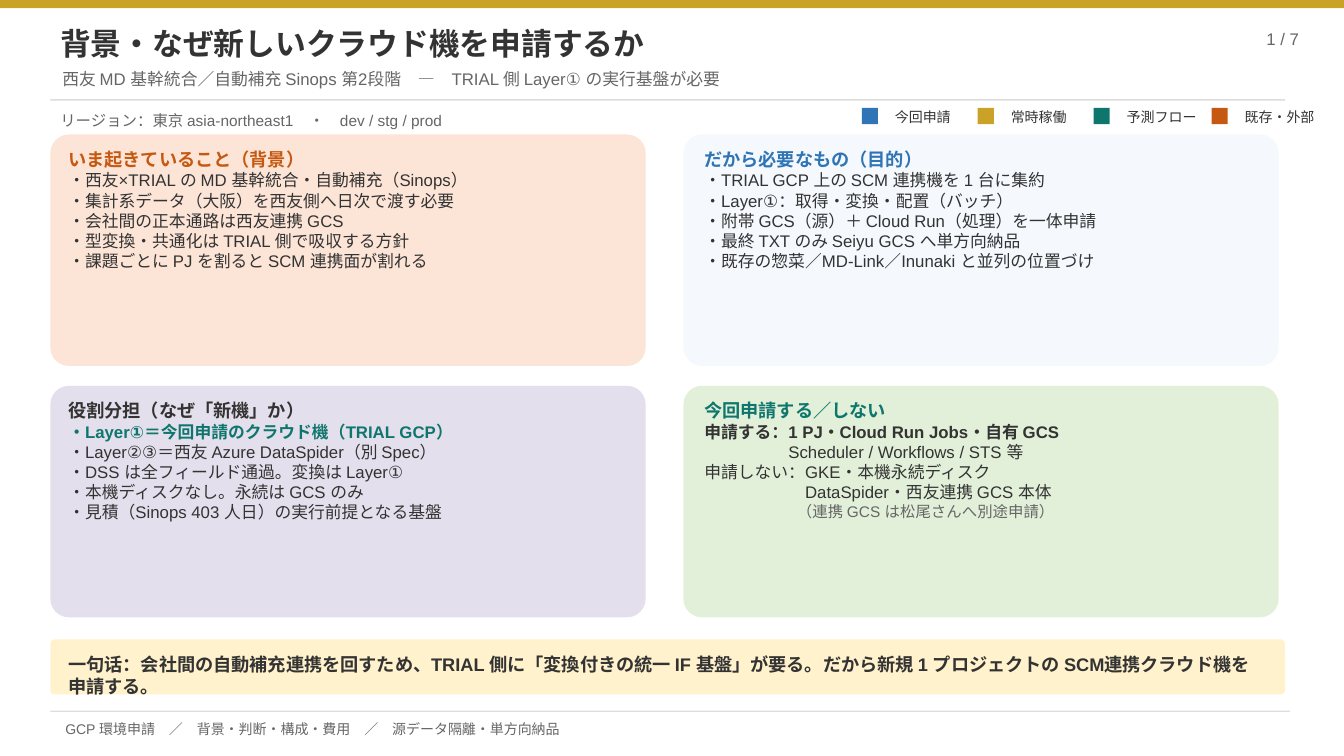
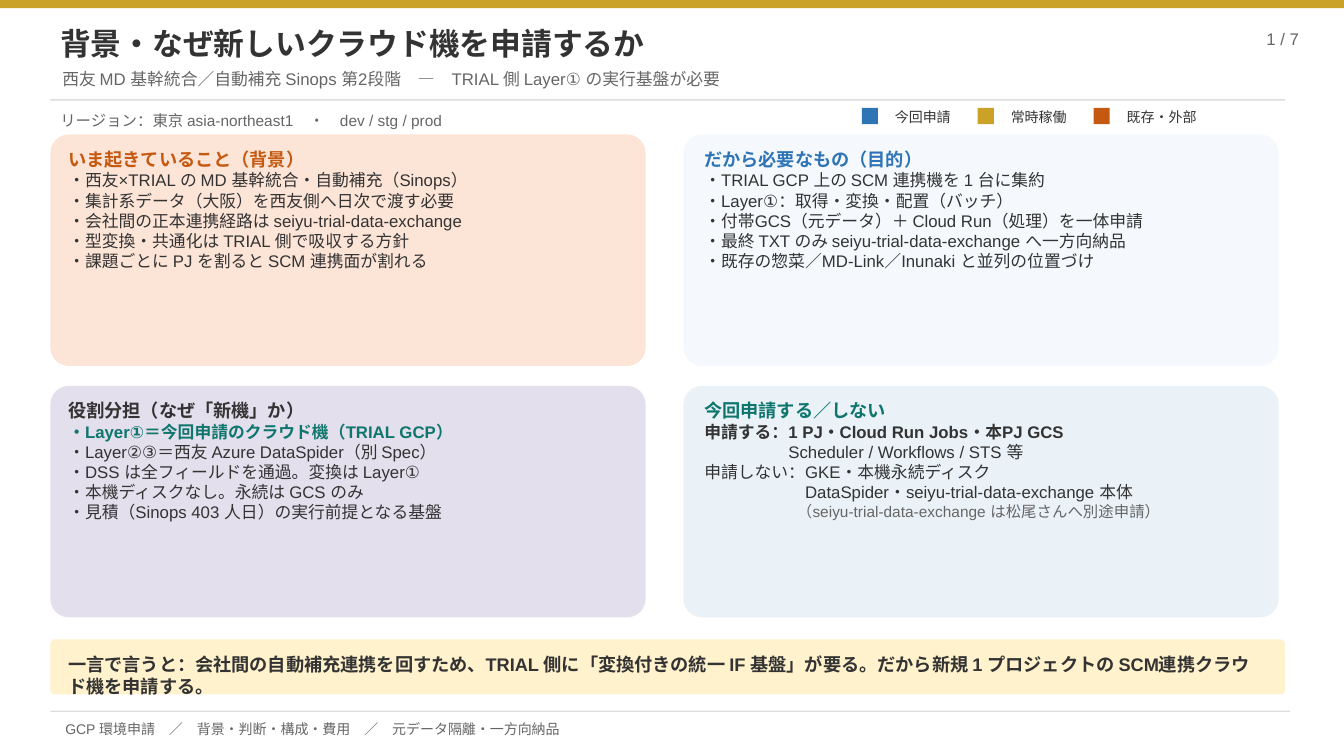
Before and after one commit to ZangPengshi-TREC/Zang_TreC, a slide deck: slide 1 of PMI/Sinops/phase2-detail-design/sources/20260922-scm-if-cloud-application/SCM連携クラウド機_GCP環境申請.pptx. Drawn at 1344x756 pixels with LibreOffice and Linux fonts; fonts in the diff are those of the drawing. Boxes give left, top, right and bottom in pixels: in the first picture for what was removed or moved away, otherwise in the second. Text is boxed around its words. In the diff, an @@ line names an element or a change of style, - is before the commit and + after.

```diff
--- a/PMI/Sinops/phase2-detail-design/sources/20260922-scm-if-cloud-application/SCM連携クラウド機_GCP環境申請.pptx
+++ b/PMI/Sinops/phase2-detail-design/sources/20260922-scm-if-cloud-application/SCM連携クラウド機_GCP環境申請.pptx
@@ rectangle: place and size @@
-rectangle at <box>1212,108,1228,124</box>
+rectangle at <box>1094,108,1110,124</box>
@@ rectangle removed at <box>1094,108,1110,124</box> @@
@@ text "既存・外部": place and size @@
-text "既存・外部" at <box>1245,110,1315,123</box>
+text "既存・外部" at <box>1127,110,1197,123</box>
@@ text removed at <box>1127,110,1197,123</box> @@
-予測フロー
@@ text at <box>68,213,462,231</box>: text changed @@
-・会社間の正本通路は西友連携 GCS
+・会社間の正本連携経路は seiyu-trial-data-exchange
@@ text at <box>704,210,1143,251</box>: text changed @@
-・附帯 GCS（源）＋ Cloud Run（処理）を一体申請
-・最終 TXT のみ Seiyu GCS へ単方向納品
+・付帯GCS（元データ）＋ Cloud Run（処理）を一体申請
+・最終 TXT のみ seiyu-trial-data-exchange へ一方向納品
@@ rounded rectangle at <box>684,386,1279,618</box>: fill #E2F0D9 to #EAF2F8 @@
@@ text at <box>704,423,1063,440</box>: text changed @@
-申請する：1 PJ・Cloud Run Jobs・自有 GCS
+申請する：1 PJ・Cloud Run Jobs・本PJ GCS
@@ text at <box>68,461,420,482</box>: text changed @@
-・DSS は全フィールド通過。変換は Layer①
+・DSS は全フィールドを通過。変換は Layer①
@@ text at <box>797,484,1160,520</box>: text changed @@
-DataSpider・西友連携 GCS 本体
-（連携 GCS は松尾さんへ別途申請）
+DataSpider・seiyu-trial-data-exchange 本体
+（seiyu-trial-data-exchange は松尾さんへ別途申請）
@@ text at <box>68,655,1114,698</box>: text changed @@
-一句话：会社間の自動補充連携を回すため、TRIAL 側に「変換付きの統一 IF 基盤」が要る。だから新規 1 プロジェクトの SCM連携クラウド機を申請する。
+一言で言うと：会社間の自動補充連携を回すため、TRIAL 側に「変換付きの統一 IF 基盤」が要る。だから新規 1 プロジェクトの SCM連携クラウド機を申請する。
@@ text at <box>65,722,559,735</box>: text changed @@
-GCP 環境申請 ／ 背景・判断・構成・費用 ／ 源データ隔離・単方向納品
+GCP 環境申請 ／ 背景・判断・構成・費用 ／ 元データ隔離・一方向納品
```
Also in this commit, not shown: 6 other slides changed, 9 other files.
